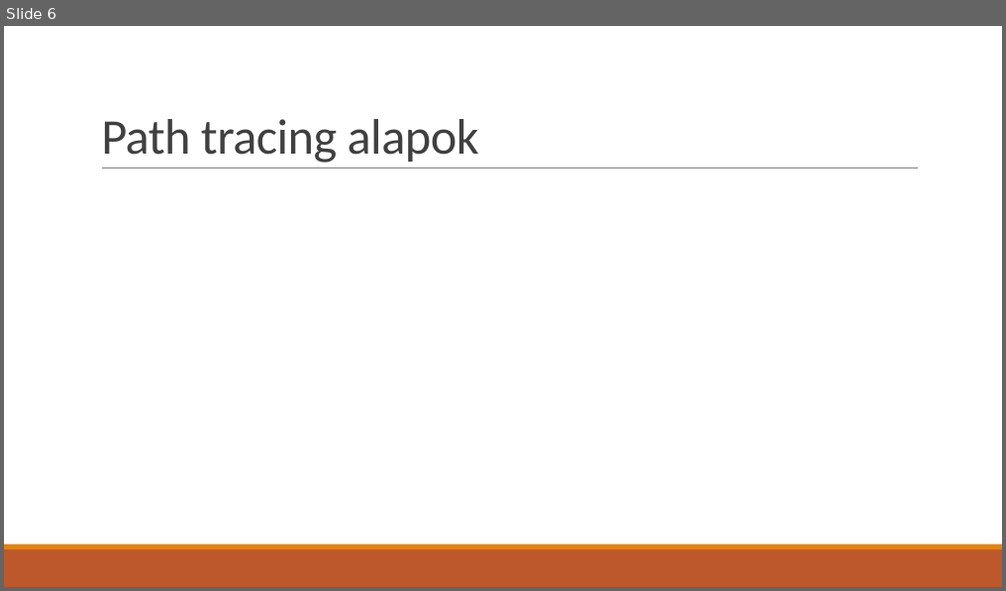
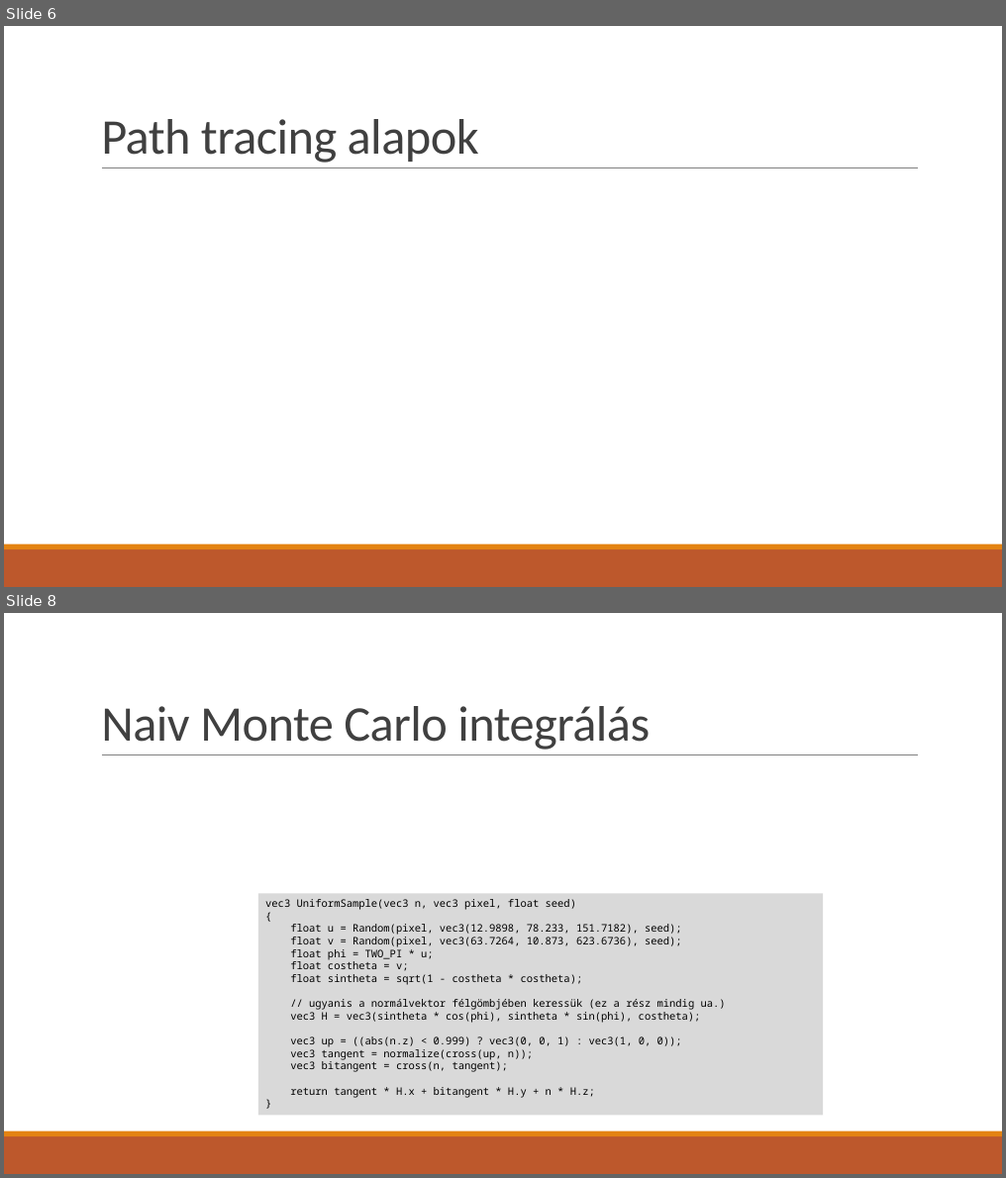
Before and after one commit to asylum2010/Asylum-s-ELTE-Exercises, a slide deck: PBR_EA_02.pptx. Shown one above the other, each under a label of ours: slide 6 before the commit, slides 6 and 8 after it; the slides between them are not shown. The pictures are 1006x591 and 1006x1178 pixels, drawn with LibreOffice and Linux fonts; fonts in the diff are those of the drawing; grey boxes stand for pictures. Boxes give left, top, right and bottom in pixels: in the first picture for what was removed or moved away, otherwise in the second. Text is boxed around its words. In the diff, an @@ line names an element or a change of style, - is before the commit and + after.

```diff
--- a/PBR_EA_02.pptx
+++ b/PBR_EA_02.pptx
@@ slide 8 added at bbox=[4, 613, 1002, 1174], background #FFFFFF; not listed: 3 template elements that a slide beside it also shows @@
@@ title added at bbox=[101, 706, 649, 750], 48 pt, text #404040 @@
+Naiv Monte Carlo integrálás
@@ rectangle added at bbox=[258, 894, 823, 1115], fill #D9D9D9, 10 pt, text #000000 @@
+vec3 UniformSample(vec3 n, vec3 pixel, float seed)
+{
+float u = Random(pixel, vec3(12.9898, 78.233, 151.7182), seed);
+float v = Random(pixel, vec3(63.7264, 10.873, 623.6736), seed);
+float phi = TWO_PI * u;
+float costheta = v;
+float sintheta = sqrt(1 - costheta * costheta);
+// ugyanis a normálvektor félgömbjében keressük (ez a rész mindig ua.)
+vec3 H = vec3(sintheta * cos(phi), sintheta * sin(phi), costheta);
+vec3 up = ((abs(n.z) < 0.999) ? vec3(0, 0, 1) : vec3(1, 0, 0));
+vec3 tangent = normalize(cross(up, n));
+vec3 bitangent = cross(n, tangent);
+return tangent * H.x + bitangent * H.y + n * H.z;
+}
```
Also in this commit, not shown: 1 slide changed, 2 other slides added, 1 slide removed.
